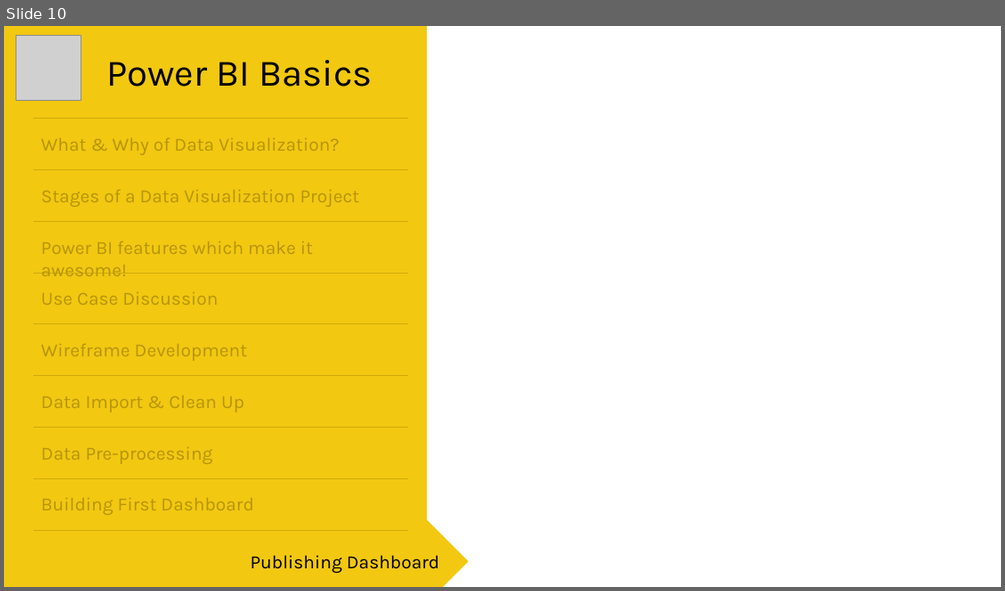
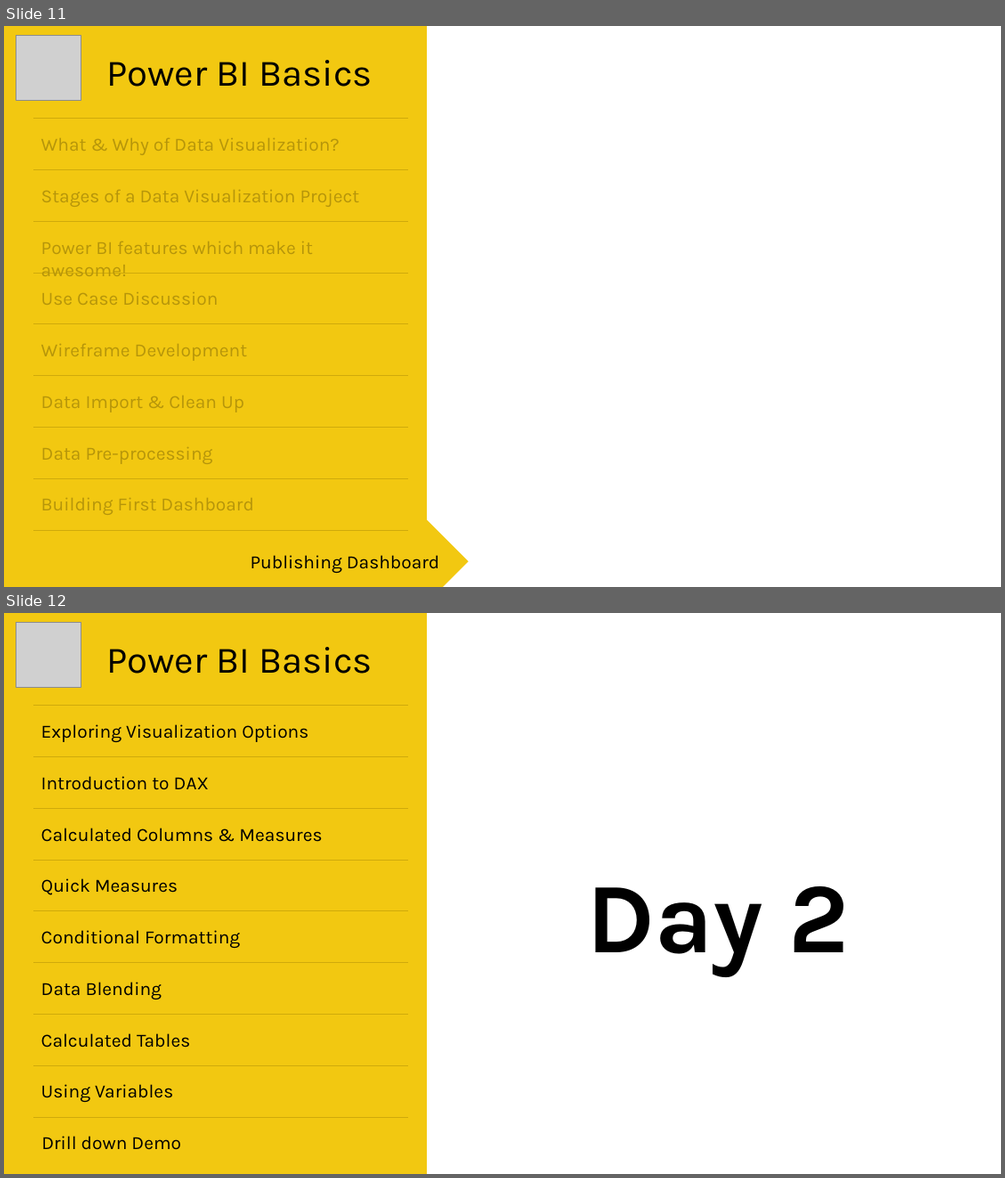
Before and after one commit to fractal-analytics-academy/power-bi, a slide deck: 01.session-slides.pptx. Shown one above the other, each under a label of ours: slide 10 before the commit, slides 11 and 12 after it. The pictures are 1005x591 and 1005x1178 pixels, drawn with LibreOffice and Linux fonts; fonts in the diff are those of the drawing; grey boxes stand for pictures. Boxes give left, top, right and bottom in pixels: in the first picture for what was removed or moved away, otherwise in the second. Text is boxed around its words. In the diff, an @@ line names an element or a change of style, - is before the commit and + after.

```diff
--- a/01.session-slides.pptx
+++ b/01.session-slides.pptx
@@ slide 12 added at <box>4,613,1001,1174</box>, background #FFFFFF @@
@@ rectangle added at <box>4,613,427,1174</box>, fill #F2C811 @@
@@ picture added at <box>16,622,81,687</box> @@
@@ text added at <box>106,647,372,674</box>, 36 pt, text #000000 @@
+Power BI Basics
@@ line added from (34, 705) to (409, 705), #CFAA0B 0.5 pt @@
@@ text added at <box>41,724,308,742</box>, 18 pt, text #000000 @@
+Exploring Visualization Options
@@ line added from (34, 756) to (409, 756), #CFAA0B 0.5 pt @@
@@ text added at <box>41,776,209,790</box>, 18 pt, text #000000 @@
+Introduction to DAX
@@ line added from (34, 808) to (409, 808), #CFAA0B 0.5 pt @@
@@ text added at <box>41,827,322,842</box>, 18 pt, text #000000 @@
+Calculated Columns & Measures
@@ line added from (34, 860) to (409, 860), #CFAA0B 0.5 pt @@
@@ text added at <box>41,878,178,895</box>, 18 pt, text #000000 @@
+Quick Measures
@@ text added at <box>587,886,850,976</box>, 96 pt, text #000000, bold @@
+Day 2
@@ line added from (34, 911) to (409, 911), #CFAA0B 0.5 pt @@
@@ text added at <box>41,930,240,948</box>, 18 pt, text #000000 @@
+Conditional Formatting
@@ line added from (34, 962) to (409, 962), #CFAA0B 0.5 pt @@
@@ text added at <box>41,981,162,999</box>, 18 pt, text #000000 @@
+Data Blending
@@ line added from (34, 1013) to (409, 1013), #CFAA0B 0.5 pt @@
@@ text added at <box>41,1033,190,1047</box>, 18 pt, text #000000 @@
+Calculated Tables
@@ line added from (34, 1065) to (409, 1065), #CFAA0B 0.5 pt @@
@@ text added at <box>41,1084,173,1102</box>, 18 pt, text #000000 @@
+Using Variables
@@ line added from (34, 1117) to (409, 1117), #CFAA0B 0.5 pt @@
@@ text added at <box>41,1135,181,1150</box>, 18 pt, text #000000 @@
+Drill down Demo
@@ what was slide 10 is now slide 11 @@
```
Also in this commit, not shown: 1 other slide added, 2 other files.
